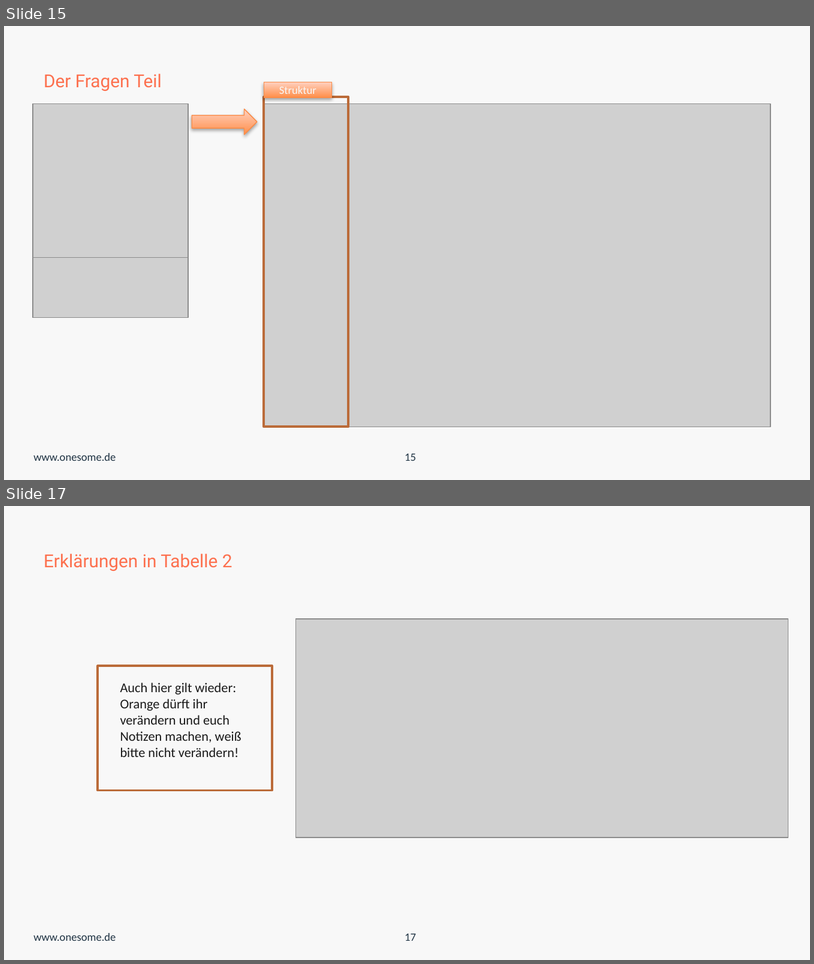
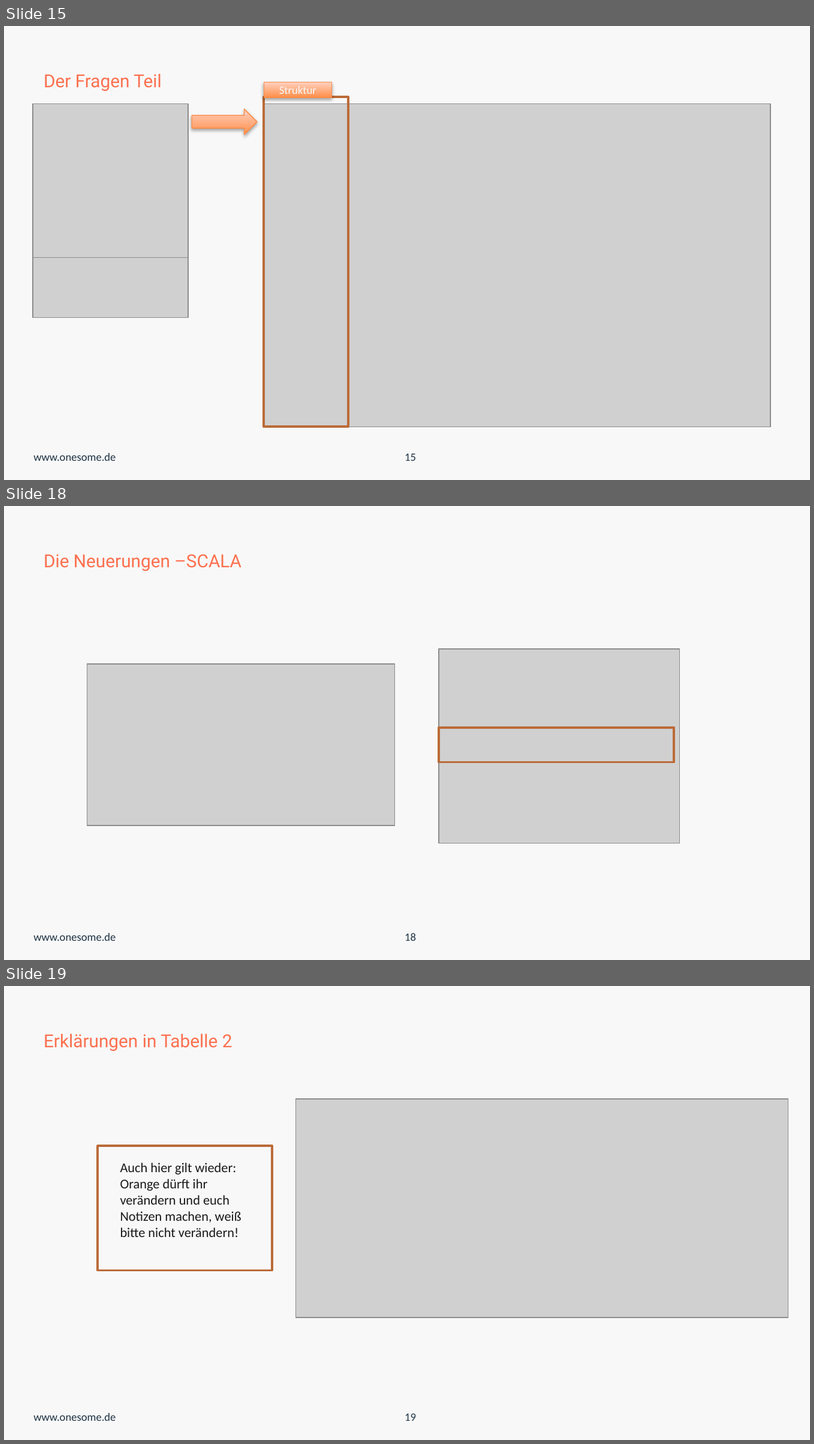
Before and after one commit to onesomeOrganization/Json-Builder, a slide deck: PPTX/Linearer_Json_Builder2.0.pptx. Shown one above the other, each under a label of ours: slides 15 and 17 before the commit, slides 15, 18 and 19 after it; the slides between them are not shown. The pictures are 814x964 and 814x1444 pixels, drawn with LibreOffice and Linux fonts; fonts in the diff are those of the drawing; grey boxes stand for pictures; background and template pictures are left out. Boxes give left, top, right and bottom in pixels: in the first picture for what was removed or moved away, otherwise in the second. Text is boxed around its words. In the diff, an @@ line names an element or a change of style, - is before the commit and + after.

```diff
--- a/PPTX/Linearer_Json_Builder2.0.pptx
+++ b/PPTX/Linearer_Json_Builder2.0.pptx
@@ slide 18 added at bbox=[4, 506, 810, 960], background #F8F8F8; not listed: 1 template element that a slide beside it also shows @@
@@ text added at bbox=[44, 554, 242, 571], 16 pt, text #FD704E @@
+Die Neuerungen –SCALA
@@ picture added at bbox=[438, 649, 680, 843] @@
@@ picture added at bbox=[87, 664, 395, 825] @@
@@ rectangle added at bbox=[438, 727, 674, 762], outline #BB6B3A 2 pt @@
@@ page number added at bbox=[405, 933, 416, 940], 10 pt, text #203444 @@
+18
@@ what was slide 17 is now slide 19 @@
@@ page number at bbox=[405, 1413, 416, 1420]: text changed @@
-17
+19
```
Also in this commit, not shown: 3 slides changed, 2 other slides added, 3 other files.
